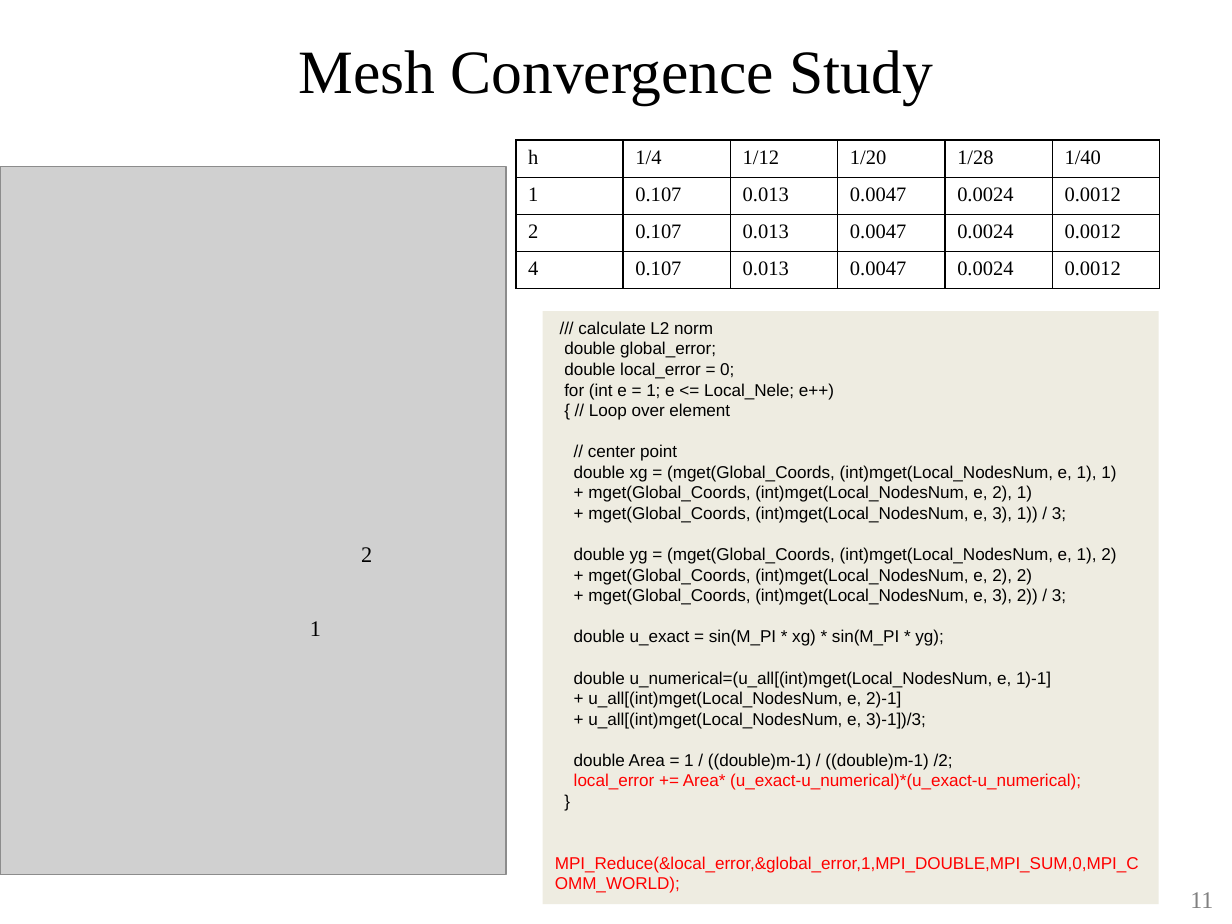
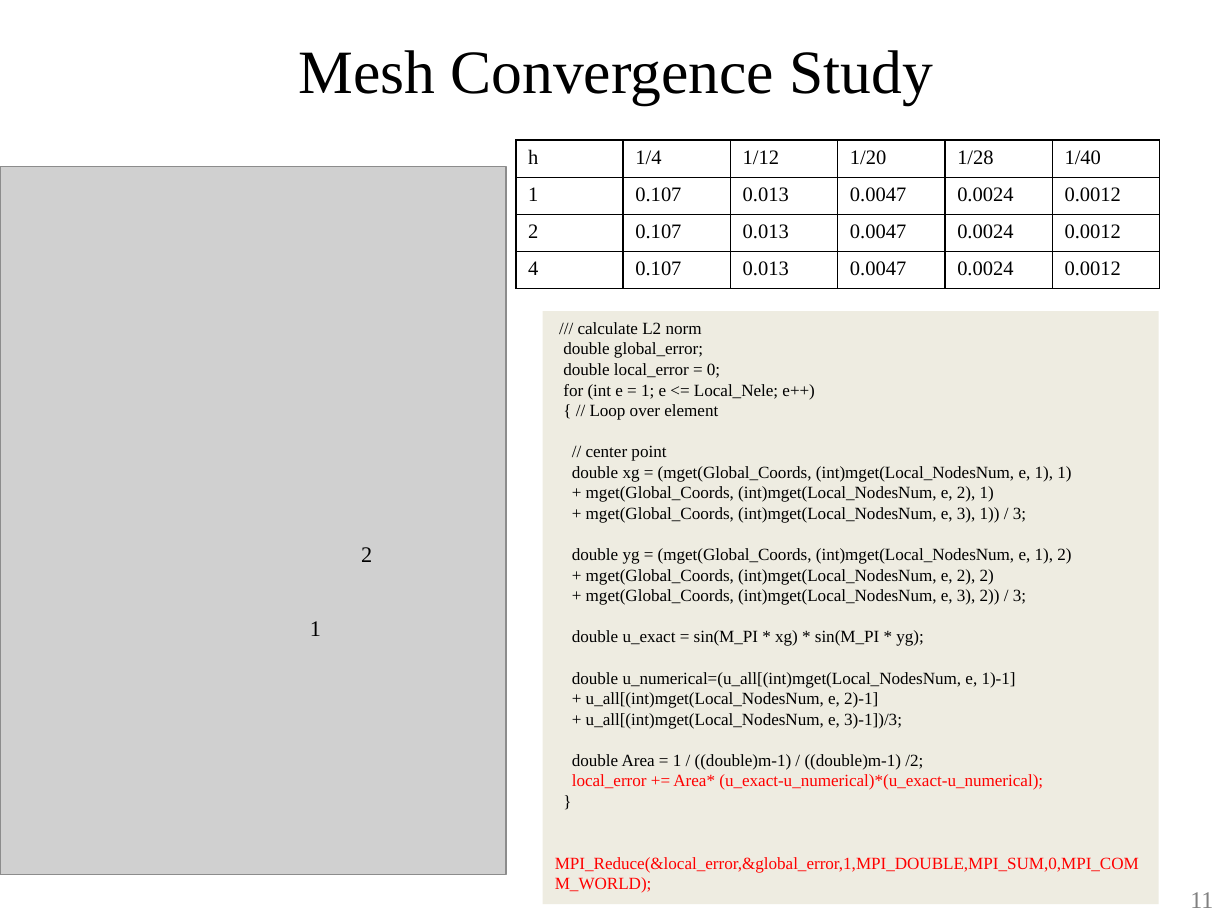
Before and after one commit to ChengHauYang/HPC, a slide deck: slide 11 of final_project/cheng_hau.pptx. Drawn at 1232x924 pixels with LibreOffice and Linux fonts; fonts in the diff are those of the drawing; grey boxes stand for pictures. Boxes give left, top, right and bottom in pixels: in the first picture for what was removed or moved away, otherwise in the second. Text is boxed around its words. In the diff, an @@ line names an element or a change of style, - is before the commit and + after.

```diff
--- a/final_project/cheng_hau.pptx
+++ b/final_project/cheng_hau.pptx
@@ rectangle "/// calculate L2 norm" at bbox=[543, 312, 1159, 904]: font Arial to Times New Roman @@
```
Also in this commit, not shown: 1 other slide changed.
